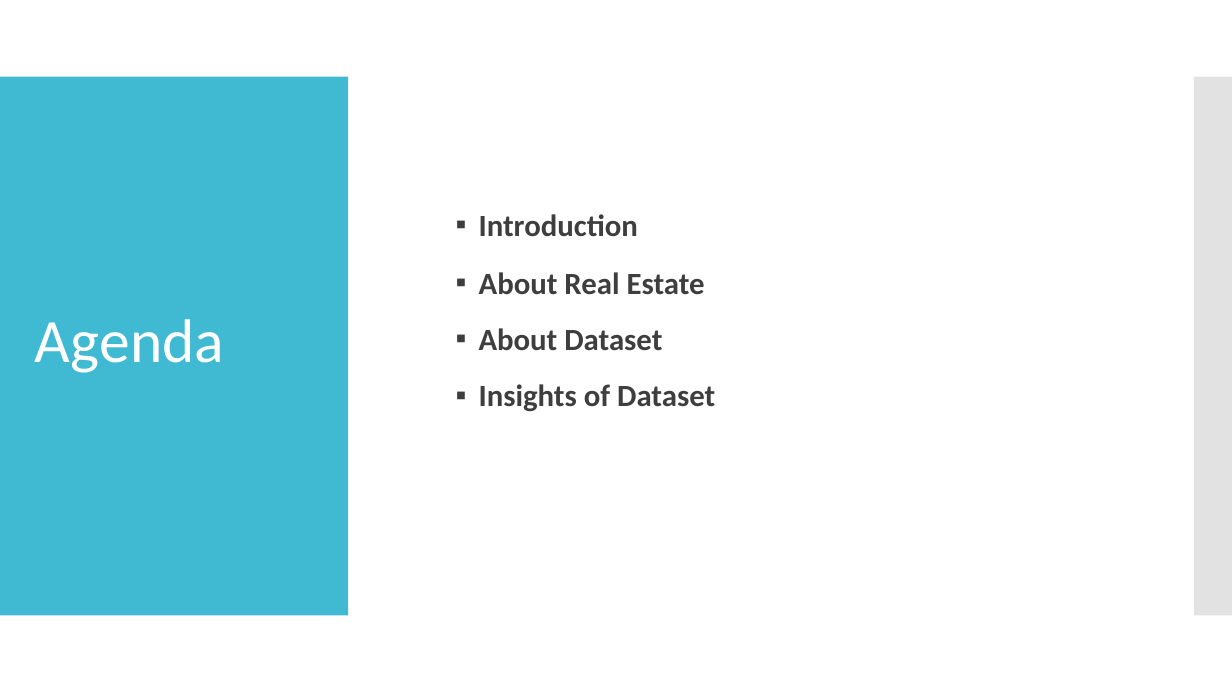
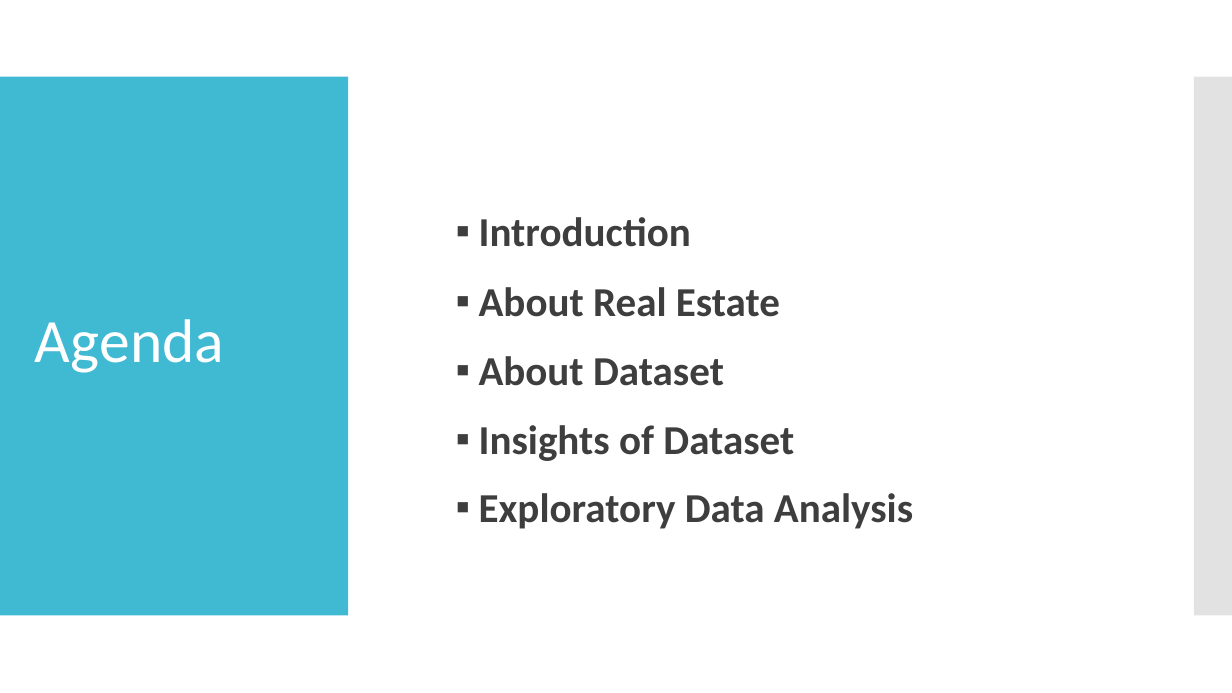
Before and after one commit to Nandan093/Projects, a slide deck: slide 2 of Real Estate price prediction.pptx. Drawn at 1232x693 pixels with LibreOffice and Linux fonts; fonts in the diff are those of the drawing. Boxes give left, top, right and bottom in pixels: in the first picture for what was removed or moved away, otherwise in the second. Text is boxed around its words. In the diff, an @@ line names an element or a change of style, - is before the commit and + after.

```diff
--- a/Real Estate price prediction.pptx
+++ b/Real Estate price prediction.pptx
@@ text at bbox=[479, 217, 794, 461]: size 24 to 32 pt in "Introduction", "About Real Estate", "About Dataset", "Insights of Dataset" @@
@@ text at bbox=[479, 493, 913, 529]: paragraph added @@
+▪ Exploratory Data Analysis
```
Also in this commit, not shown: 12 slides added.
